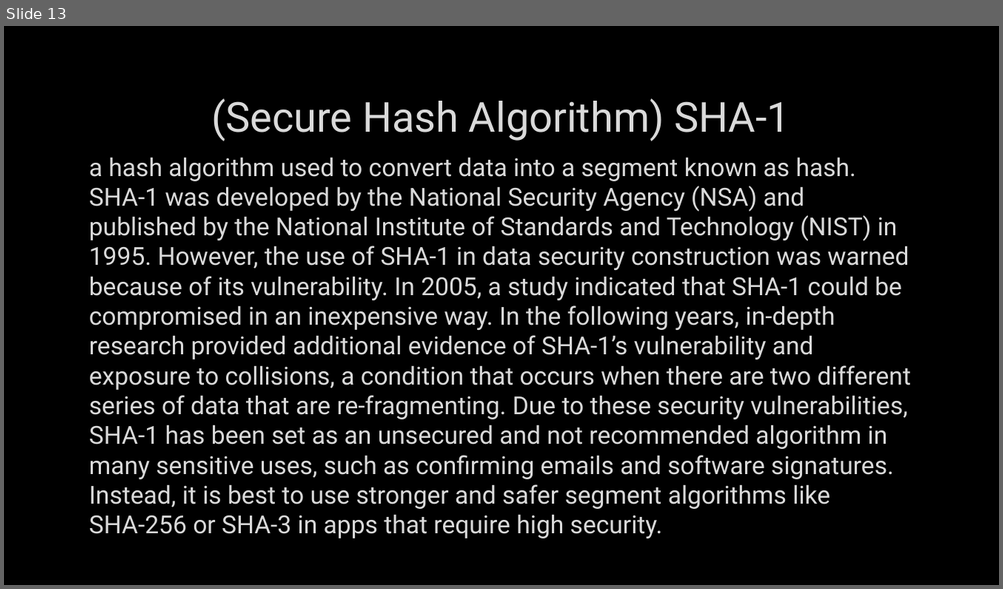
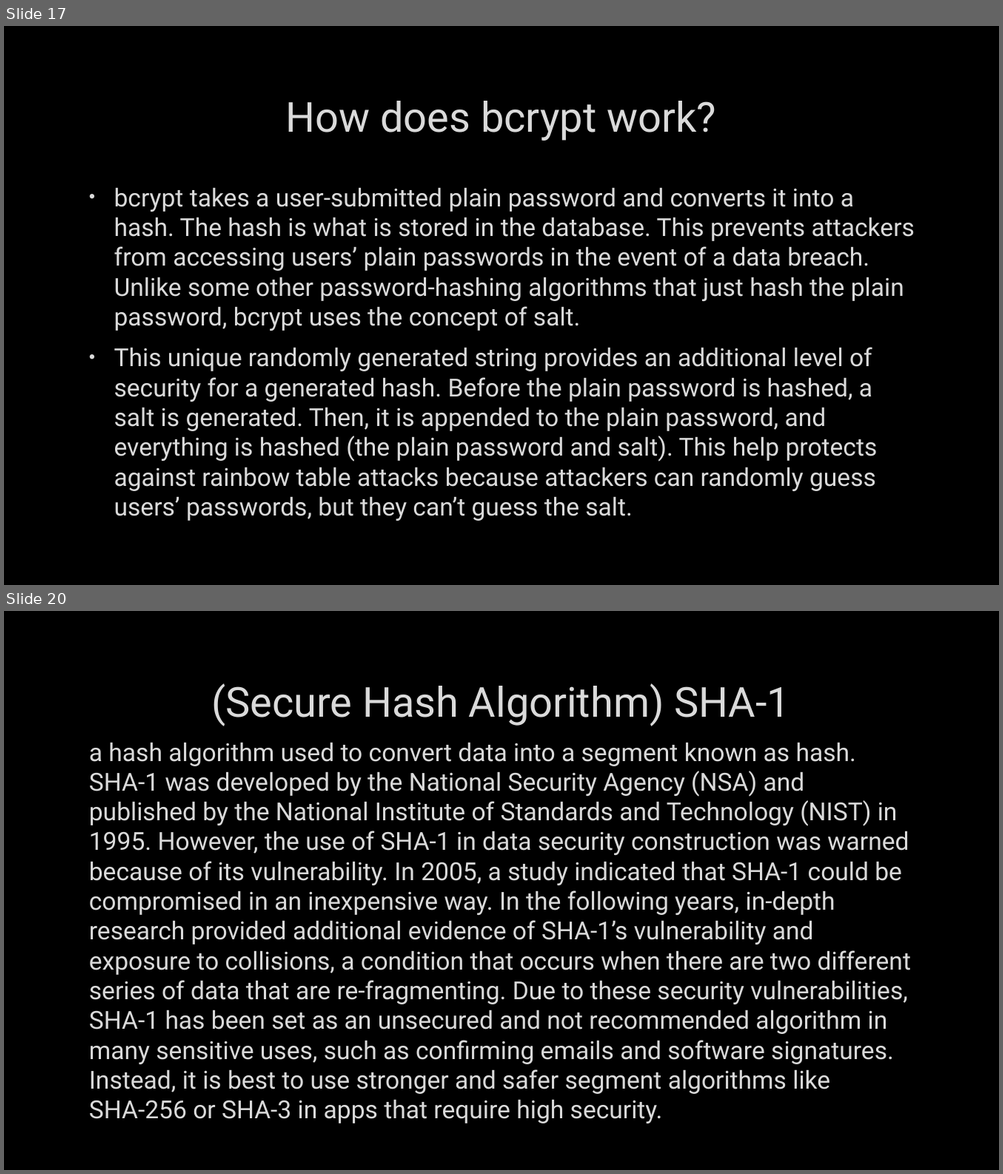
Before and after one commit to MohamedEmary/graduation-project, a slide deck: tasks/week-01/hashing.pptx. Shown one above the other, each under a label of ours: slide 13 before the commit, slides 17 and 20 after it; the slides between them are not shown. The pictures are 1003x589 and 1003x1174 pixels, drawn with LibreOffice and Linux fonts; fonts in the diff are those of the drawing; background and template pictures are left out. Boxes give left, top, right and bottom in pixels: in the first picture for what was removed or moved away, otherwise in the second. Text is boxed around its words. In the diff, an @@ line names an element or a change of style, - is before the commit and + after.

```diff
--- a/tasks/week-01/hashing.pptx
+++ b/tasks/week-01/hashing.pptx
@@ slide 17 added at [4,26,999,585], background picture (left out) @@
@@ title added at [286,101,716,141], 40 pt, text #DADADA @@
+How does bcrypt work?
@@ text added at [114,187,914,521], 24 pt, text #DADADA @@
+• bcrypt takes a user-submitted plain password and converts it into a hash. The hash is what is stored in the database. This prevents attackers from accessing users’ plain passwords in the event of a data breach. Unlike some other password-hashing algorithms that just hash the plain password, bcrypt uses the concept of salt.
+• This unique randomly generated string provides an additional level of security for a generated hash. Before the plain password is hashed, a salt is generated. Then, it is appended to the plain password, and everything is hashed (the plain password and salt). This help protects against rainbow table attacks because attackers can randomly guess users’ passwords, but they can’t guess the salt.
@@ what was slide 13 is now slide 20 @@
```
Also in this commit, not shown: 4 slides changed, 12 other slides added, 2 slides removed.
